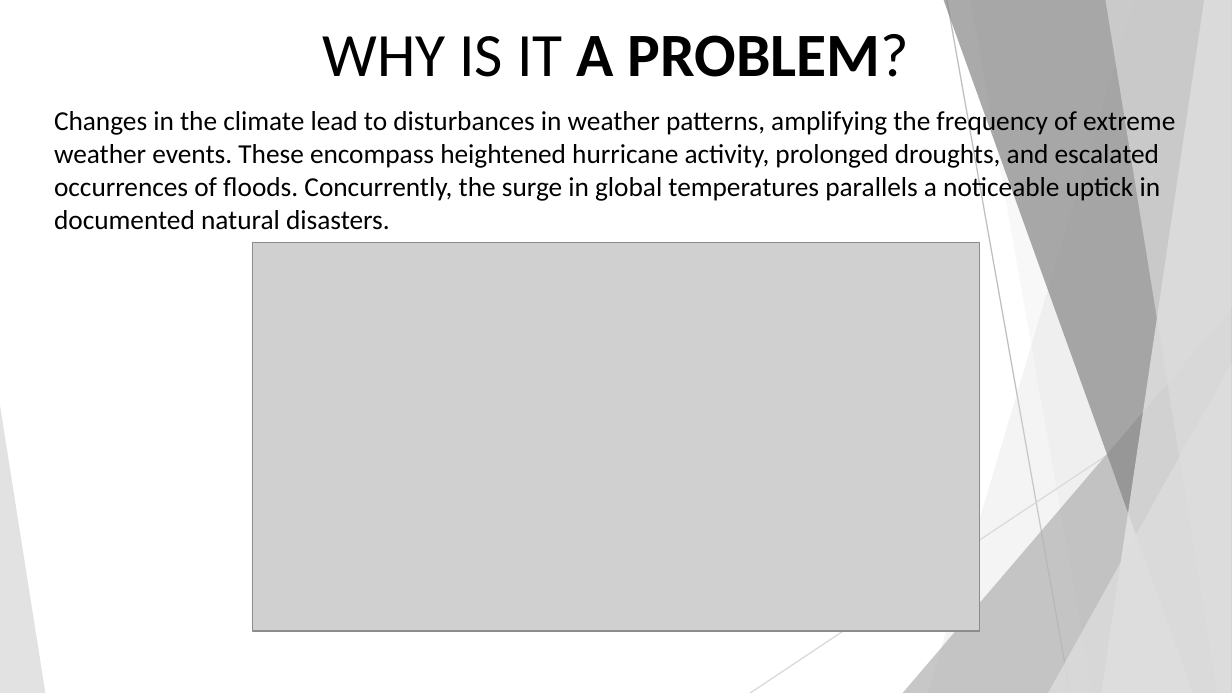
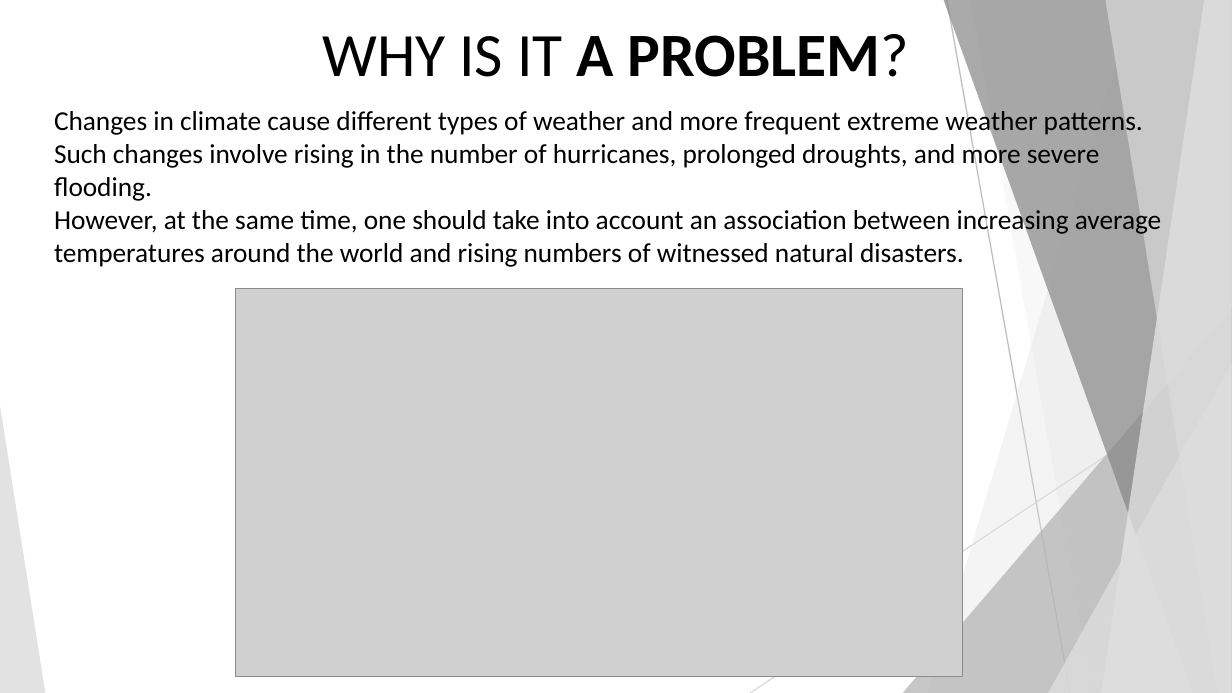
Before and after one commit to duymai85/CECS450-project, a slide deck: slide 4 of 450 Final Presentation.pptx. Drawn at 1232x693 pixels with LibreOffice and Linux fonts; fonts in the diff are those of the drawing; grey boxes stand for pictures. Boxes give left, top, right and bottom in pixels: in the first picture for what was removed or moved away, otherwise in the second. Text is boxed around its words. In the diff, an @@ line names an element or a change of style, - is before the commit and + after.

Commit message:
add new updated pic, and make changes the presentation

```diff
--- a/450 Final Presentation.pptx
+++ b/450 Final Presentation.pptx
@@ text at [54,108,1161,267]: text changed @@
-Changes in the climate lead to disturbances in weather patterns, amplifying the frequency of extreme weather events. These encompass heightened hurricane activity, prolonged droughts, and escalated occurrences of floods. Concurrently, the surge in global temperatures parallels a noticeable uptick in documented natural disasters.
+Changes in climate cause different types of weather and more frequent extreme weather patterns. Such changes involve rising in the number of hurricanes, prolonged droughts, and more severe flooding.
+However, at the same time, one should take into account an association between increasing average temperatures around the world and rising numbers of witnessed natural disasters.
@@ picture: place and size @@
-picture at [253,243,979,631]
+picture at [235,288,962,676]
```
Also in this commit, not shown: 5 other slides changed, 4 slides added, 2 other files.
